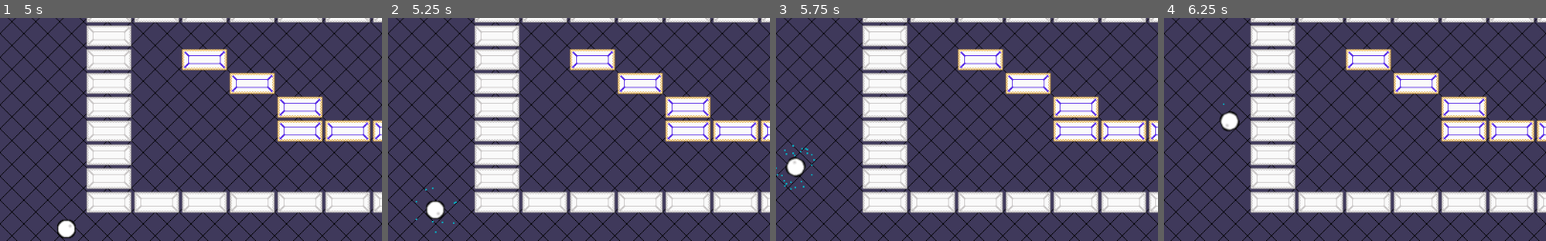
Above: before the commit, frames 1-4 (left to right).
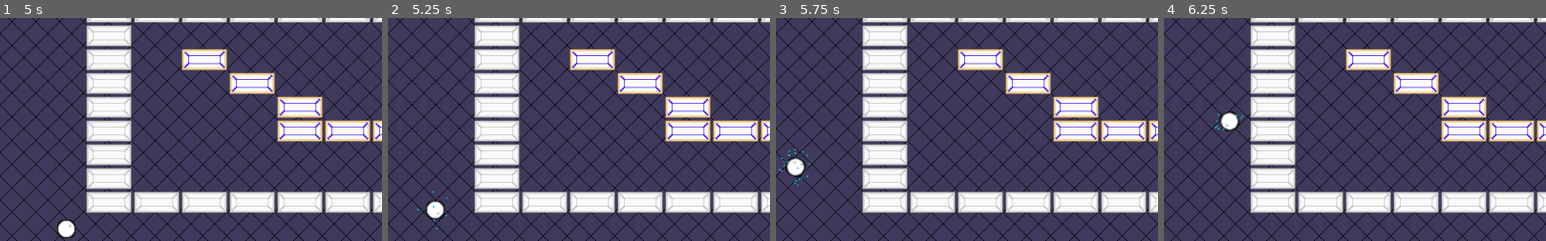
Above: after the commit, the same moments.

Repository: Anatolij-Grigorjev/Breakout4Godot
Game: Godot game, scene res://BreakoutGame.tscn
The game is run twice, just before and just after one commit, with the same random seed, the same clock (stepped at 60 frames per second) and the same inputs.
Inputs (mouse positions are % of the whole screen's width and height, from its top left):
- Up to frame 1 (5 s): tap Enter (ui_accept) at 0.5, 0.77, 2, 3.5, 3.77 s; move the mouse to (45, 70) at 0.52 s; hold Up (paddle_ball_speedup) 0.53-1.25 s; tap Space (paddle_launch_ball) at 0.6, 3.6 s; click (45, 70) at 0.67 s; drag from (80, 65) to (45, 70) at 1.27 s; move the mouse to (20, 35) at 2.02 s; hold Left (paddle_left) 2.03-2.75 s; tap Alt at 2.1 s; drag from (55, 50) to (20, 35) at 2.77 s; move the mouse to (35, 25) at 3.52 s; hold Left (paddle_left) 3.53-4.25 s; drag from (72, 45) to (35, 25) at 4.27 s
- Up to frame 2 (5.25 s): move the mouse to (30, 55) at 5.02 s; hold Up (paddle_ball_speedup) from 5.03 s (still down); tap Alt at 5.1 s; click (30, 55) at 5.17 s
- Up to frame 3 (5.75 s): keep holding Up (paddle_ball_speedup)
- Up to frame 4 (6.25 s): release Up (paddle_ball_speedup) at 5.75 s; drag from (60, 28) to (30, 55) at 5.77 s
The pictures show only the part of the screen within x 0-50%, y 15-65%; the shares and areas given below are measured in that part.

Frame 1 is identical in both runs. In frame 2, less than 0.1% of the frame differs, in the area x 7-18%, y 76-97%; in frame 3, 0.2%, in the area x 0-11%, y 56-77%; in frame 4, less than 0.1%.

Commit message:
better ball speedup particle

Diff:
--- a/game/ball/Ball.tscn
+++ b/game/ball/Ball.tscn
@@ -226,12 +226,13 @@
 [node name="CPUParticles2D" type="CPUParticles2D" parent="."]
 emitting = false
 amount = 25
-lifetime = 0.5
+lifetime = 0.75
 emission_shape = 1
-emission_sphere_radius = 30.0
+emission_sphere_radius = 25.0
 direction = Vector2( 0, 0 )
 spread = 0.0
 gravity = Vector2( 0, 0 )
+orbit_velocity = 0.5
 radial_accel = -50.0
 scale_amount = 2.0
 color = Color( 0, 0.741176, 0.815686, 1 )
